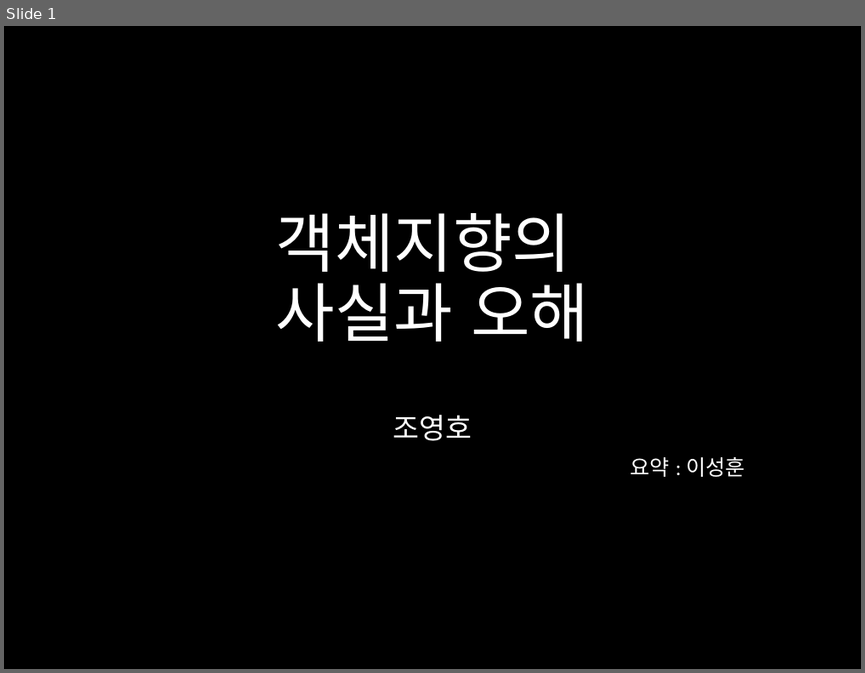
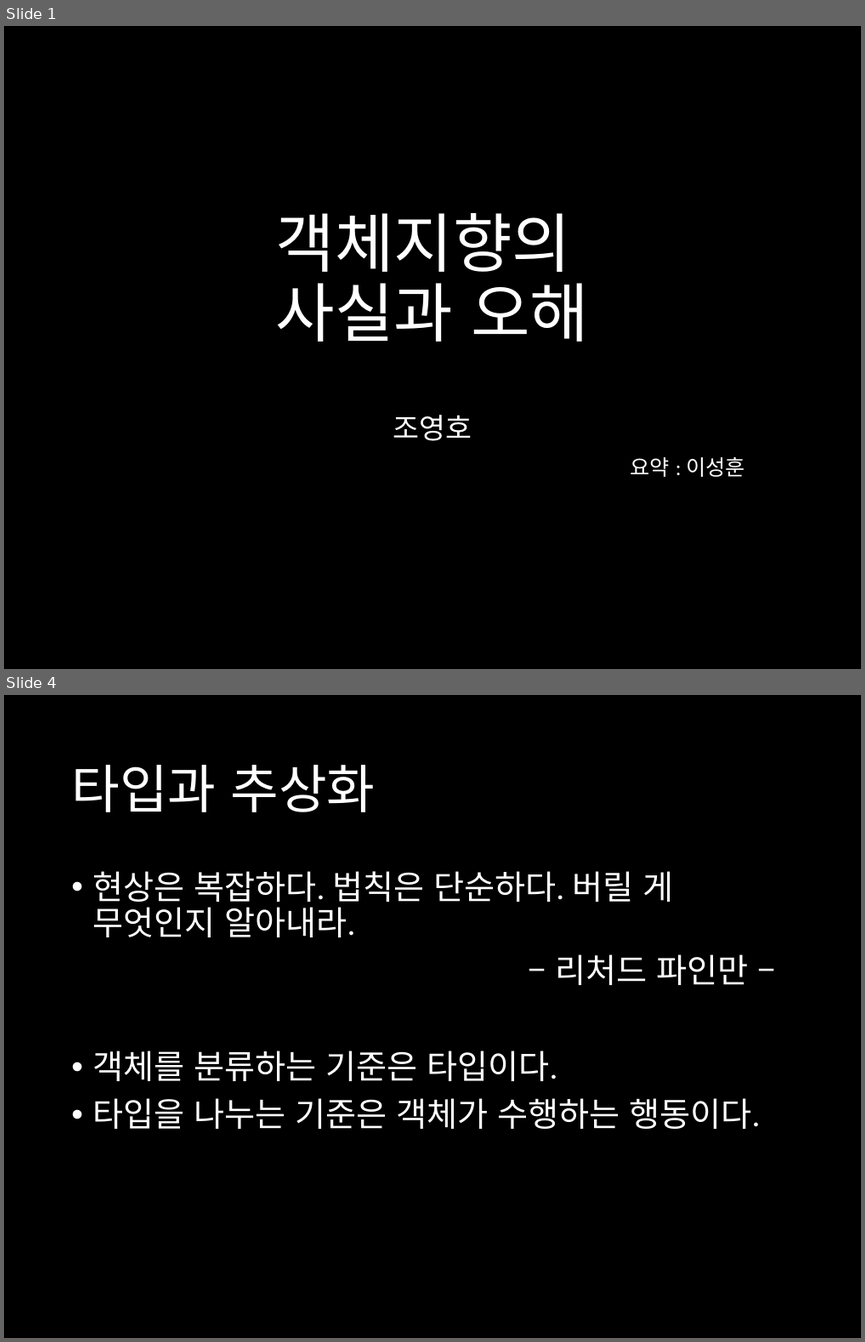
Before and after one commit to harrisleesh/Review, a slide deck: 객체지향의 사실과 오해.pptx. Shown one above the other, each under a label of ours: slide 1 before the commit, slides 1 and 4 after it; the slides between them are not shown. The pictures are 865x673 and 865x1342 pixels, drawn with LibreOffice and Linux fonts; fonts in the diff are those of the drawing. Boxes give left, top, right and bottom in pixels: in the first picture for what was removed or moved away, otherwise in the second. Text is boxed around its words. In the diff, an @@ line names an element or a change of style, - is before the commit and + after.

Commit message:
객체지향의 사실과 오해
~chap 5.
chap 1. 협력
chap 2. 객체지향 패러다임
chap 3. 타입과 추상화
chap 4. 역할,책임,협력
chap 5. 책임과 메시지

```diff
--- a/객체지향의 사실과 오해.pptx
+++ b/객체지향의 사실과 오해.pptx
@@ slide 4 added at [4, 695, 861, 1338], background #000000 @@
@@ title added at [71, 765, 375, 812], 44 pt, text #FFFFFF @@
+타입과 추상화
@@ text added at [93, 871, 760, 1129], 28 pt, text #FFFFFF @@
+• 현상은 복잡하다. 법칙은 단순하다. 버릴 게 무엇인지 알아내라.
+– 리처드 파인만 –
+• 객체를 분류하는 기준은 타입이다.
+• 타입을 나누는 기준은 객체가 수행하는 행동이다.
```
Also in this commit, not shown: 7 other slides added, 1 slide removed.
